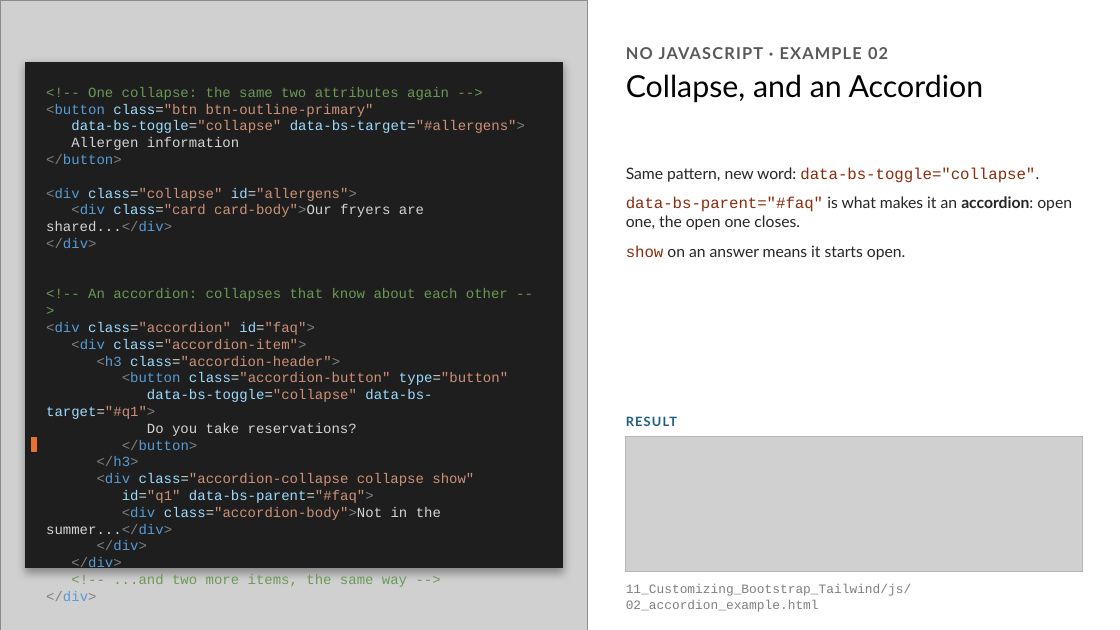
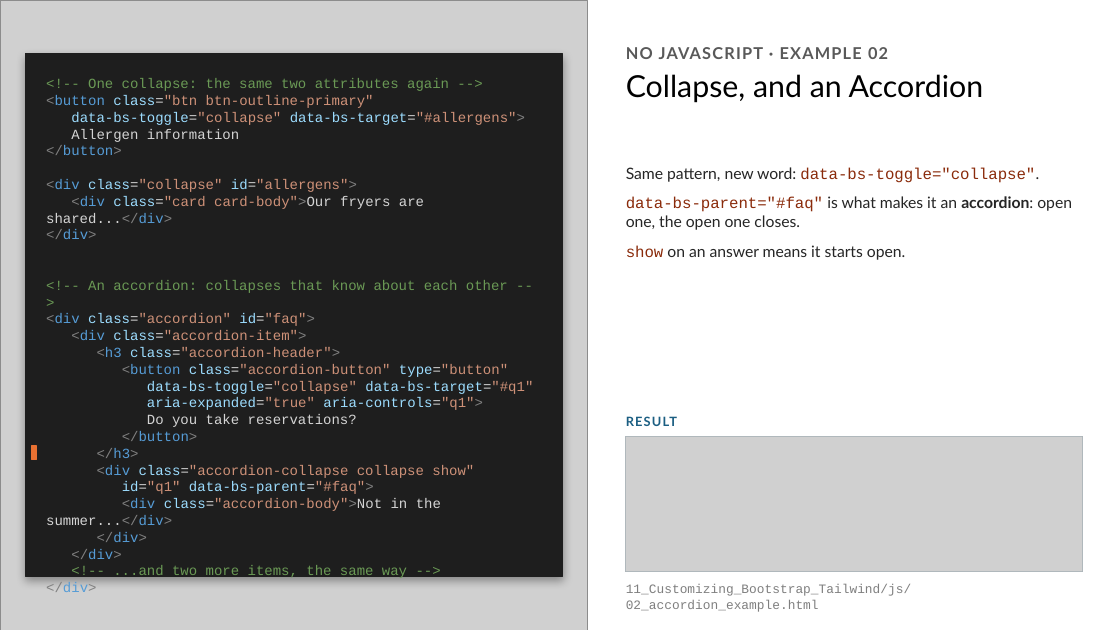
Before and after one commit to x97gfq/WEBD1000_Fall2026, a slide deck: slide 21 of 11_Customizing_Bootstrap_Tailwind/Customizing_Bootstrap_Tailwind.pptx. Drawn at 1120x630 pixels with LibreOffice and Linux fonts; fonts in the diff are those of the drawing; grey boxes stand for pictures. Boxes give left, top, right and bottom in pixels: in the first picture for what was removed or moved away, otherwise in the second. Text is boxed around its words. In the diff, an @@ line names an element or a change of style, - is before the commit and + after.

```diff
--- a/11_Customizing_Bootstrap_Tailwind/Customizing_Bootstrap_Tailwind.pptx
+++ b/11_Customizing_Bootstrap_Tailwind/Customizing_Bootstrap_Tailwind.pptx
@@ rectangle: place and size @@
-rectangle at <box>25,62,563,568</box>
+rectangle at <box>25,54,563,576</box>
@@ text "<!-- One collapse: the same ...": place and size @@
-text "<!-- One collapse: the same ..." at <box>46,87,525,550</box>
+text "<!-- One collapse: the same ..." at <box>46,78,533,559</box>
@@ text at <box>147,381,533,410</box>: text changed @@
-data-bs-toggle="collapse" data-bs-target="#q1">
+data-bs-toggle="collapse" data-bs-target="#q1"
+aria-expanded="true" aria-controls="q1">
@@ rectangle: place and size @@
-rectangle at <box>32,438,37,451</box>
+rectangle at <box>32,446,37,460</box>
```
Also in this commit, not shown: 1 other slide changed, 2 other files.
